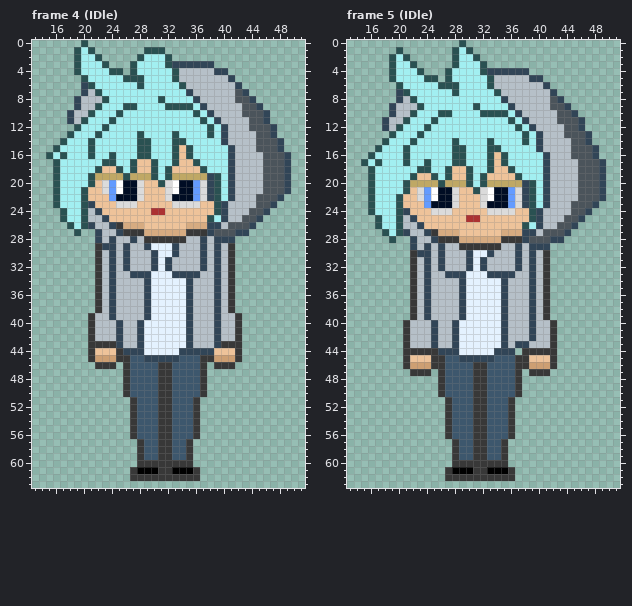
File history of a pixel-art file, Assets/_Project/art/Sprites/Aseprite/Gera1.aseprite. That is the earlier state.
64x64 pixels, 22 frames. Colours within 5 levels of each other are drawn and written as one. Shown: frame 4 (IDle): x 13..51, y 0..63; frame 5 (IDle): x 13..51, y 0..63. The commit also changed other frames, which this record leaves out.
Once edited:
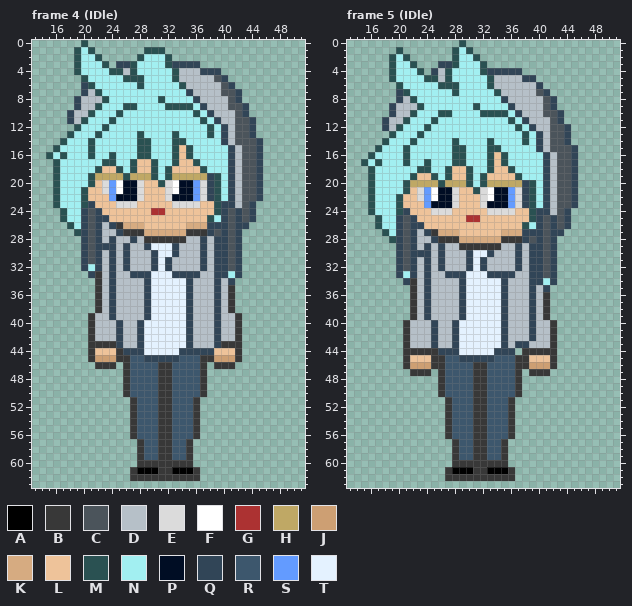
Palette (. is transparent): A #000000  B #383838  C #4b545b  D #b6c0c8  E #dbdbdb  F #ffffff  G #ac3232  H #bfa865  J #cd9f73  K #d6ab81  L #eec39a  M #2a5152  N #a2eff1  P #000d24  Q #314557  R #3d576d  S #639bff  T #e4f2ff
Diff:
layer "ManGera1/capRopes1" added
--- frame 4 (IDle), layers "ManGera1/capRopes1", "ManGera1/hairs"
@@ x 13..51 @@
  2 ......MNNM.....MNNNM...................
- 3 ......MNNNM...MNNNNMQQQQQQ.............
- 4 ......MNNNNMM.MNNNNNMDDDDDQQ...........
- 5 .......MNNNNNMMMNNNNMDDDDDDDQ..........
- 6 .......QMNNNNNNMNNNNNMDDDDDDDQ.........
- 7 .......QDMNNNNNNNNNNNNQDDDDDDCQ........
- 8 ......QDDDMNNNNNNNMNNNNQDDDDDCCQ.......
- 9 ......QDDMNNNMMNNNNMMMMNQDDDDDCCQ......
-10 .....QDDMNNNMNNNNNNNNNNMNQDDDDCCCQ.....
-11 .....QDMNNNMNNNNNNNNNNNNMNQDDDDCCQ.....
-12 ......MNNNMNNNNNNNNNNNNNNMNQDDDCCCQ....
-13 .....MNNNMNNNNNMNNNNMNNNNMNQDDDDCCQ....
-14 ....MNNNMNNNNNNMMNNNMMNNNNNQDDDDCCCQ...
-15 ...MNNNNMNNNNNNMMNNNMLMNNNNNQDDDCCCQ...
-16 ..MNMNNNMNNMNNNMMNNNMLMNNNNNQDDDDCCCQ..
-17 ...MNNNNNNMMNNMLLMNNMLLMNNNNQDDDDCCCQ..
-18 ...MNNNNNMLLMNMLLMNMLLLLMNNNQDDDDCCCQ..
-19 ...MNNNNMHHHHMHHHMNMHHHHHQMNQDDDDCCCQ..
-20 ...MNNNNMLESFPPELLMEFPPSEQMNQDDDDCCCQ..
-21 ...MNNNMLLESFPPELLLEFPPSEQMNQDDDDCCCQ..
-22 ...MNNNMLLLSPPPELLLEPPPSEQMNQDDDCCCQ...
-23 ...MNNNMQLLLEEELLLLLEEEELLMQDDDDCCQ....
-24 ....MNNMDQLLLLLLLGGLLLLLLLMQDDDCCQ.....
-25 ....MNNMDDQLLLLLLLLLLLLLLMNQDDCCQ......
-26 .....MNMQDDQBKKKLLLLLLKKKQQDCCCQ.......
-27 ......M..QDDQBBBKKKKKKBBBQCCCQQ........
-28 .........QDQDDQDBBBBBBDDQDQQQ..........
-29 .........BQQDQDDQTTTQDDDQDQDB..........
-30 .........BDQDQDDDQTTQDDDQDQDB..........
-31 .........BDQDQDDDQTQDDDDQDQDB..........
-32 .........BDQDQDDDQTQDDDDQDQDB..........
-33 .........BDQDDQQQTTTQQQQDDQDB..........
-34 .........BDQDDDDQTTTTTQDDDQDB..........
+ 3 ......MNNNM.QQMNNNNMQQQQ...............
+ 4 ......MNNNNMMDMNNNNNMDDDQQQ............
+ 5 .......MNNNNNMMMNNNNMDDDDDCQ...........
+ 6 .......QMNNNNNNMNNNNNMDDDDDCQ..........
+ 7 .......QDMNNNNNNNNNNNNQDDDDCCQ.........
+ 8 ......QDDDMNNNNNNNMNNNNQDDDDCQ.........
+ 9 ......QDDMNNNMMNNNNMMMMNQDDDCCQ........
+10 .....QDDMNNNMNNNNNNNNNNMNQDDDCQ........
+11 .....QDMNNNMNNNNNNNNNNNNMNQDDCCQ.......
+12 ......MNNNMNNNNNNNNNNNNNNMNQDCCQ.......
+13 .....MNNNMNNNNNMNNNNMNNNNMNQDCCQ.......
+14 ....MNNNMNNNNNNMMNNNMMNNNNNQDCCCQ......
+15 ...MNNNNMNNNNNNMMNNNMLMNNNNNQDCCQ......
+16 ..MNMNNNMNNMNNNMMNNNMLMNNNNNQDCCQ......
+17 ...MNNNNNNMMNNMLLMNNMLLMNNNNQDCCQ......
+18 ...MNNNNNMLLMNMLLMNMLLLLMNNNQDCCQ......
+19 ...MNNNNMHHHHMHHHMNMHHHHHQMNQDCCQ......
+20 ...MNNNNMLESFPPELLMEFPPSEQMNQDCCQ......
+21 ...MNNNMLLESFPPELLLEFPPSEQMNQDCCQ......
+22 ...MNNNMLLLSPPPELLLEPPPSEQMNQDCCQ......
+23 ...MNNNMQLLLEEELLLLLEEEELLMQQDCQ.......
+24 ....MNNQCQLLLLLLLGGLLLLLLLMQCQCQ.......
+25 ....MNNQCQQLLLLLLLLLLLLLLMNQCQCQ.......
+26 .....MNQCQDQBKKKLLLLLLKKKQQQCQQ........
+27 ......MQCQDDQBBBKKKKKKBBBQCQCQ.........
+28 .......QCQDQDDQDBBBBBBDDQDQQCQ.........
+29 .......QCQQQDQDDQTTTQDDDQDQQCQ.........
+30 .......QCQDQDQDDDQTTQDDDQDQQCQ.........
+31 .......QCQDQDQDDDQTQDDDDQDQQCQ.........
+32 .......QNQDQDQDDDQTQDDDDQDQQCQ.........
+33 ........QBDQDDQQQTTTQQQQDDQQNQ.........
+34 .........BDQDDDDQTTTTTQDDDQDQ..........
 35 .........BDQDDDDQTTTTTQDDDQDB..........
--- frame 5 (IDle), layers "ManGera1/capRopes1", "ManGera1/hairs"
@@ x 13..51 @@
  2 ......MNM......MNNM....................
- 3 ......MNNM.....MNNNM...................
- 4 ......MNNNM...MNNNNMQQQQQQ.............
- 5 ......MNNNNMM.MNNNNNMDDDDDQQ...........
- 6 .......MNNNNNMMMNNNNMDDDDDDDQ..........
- 7 .......QMNNNNNNMNNNNNMDDDDDDDQ.........
- 8 .......QDMNNNNNNNNNNNNQDDDDDDCQ........
- 9 ......QDDDMNNNNNNNMNNNNQDDDDDCCQ.......
-10 ......QDDMNNNMMNNNNMMMMNQDDDDDCCQ......
-11 .....QDDMNNNMNNNNNNNNNNMNQDDDDCCCQ.....
-12 .....QDMNNNMNNNNNNNNNNNNMNQDDDDCCQ.....
-13 ......MNNNMNNNNNNNNNNNNNNMNQDDDCCCQ....
-14 .....MNNNMNNNNNMNNNNMNNNNMNQDDDDCCQ....
-15 ....MNNNMNNNNNNMMNNNMMNNNNNQDDDDCCCQ...
-16 ...MNNNNMNNNNNNMMNNNMLMNNNNNQDDDCCCQ...
-17 ..MNMNNNMNNMNNNMMNNNMLMNNNNNQDDDDCCCQ..
-18 ...MNNNNNNMMNNMLLMNNMLLMNNNNQDDDDCCCQ..
-19 ...MNNNNNMLLMNMLLMNMLLLLMNNNQDDDDCCCQ..
-20 ...MNNNNMHHHHMHHHMNMHHHHHQMNQDDDDCCCQ..
-21 ...MNNNNMLESFPPELLMEFPPSEQMNQDDDDCCCQ..
-22 ...MNNNMLLESFPPELLLEFPPSEQMNQDDDDCCCQ..
-23 ...MNNNMLLLSPPPELLLEPPPSEQMNQDDDCCCQ...
-24 ...MNNNMQLLLEEELLLLLEEEELLMQDDDDCCQ....
-25 ....MNNMDQLLLLLLLGGLLLLLLLMQDDDCCQ.....
-26 ....MNNMDDQLLLLLLLLLLLLLLMNQDDCCQ......
-27 .....MNMQDDQBKKKLLLLLLKKKQQDCCCQ.......
-28 ......M..QDDQBBBKKKKKKBBBQCCCQQ........
-29 .........QDQDQDDBBBBBBDDQDQQQ..........
-30 .........BQQDQDDDQTTQDDDQDQDB..........
-31 .........BDQDQDDDQTQDDDDQDQDB..........
-32 .........BDQDQDDDQTQDDDDQDQDB..........
-33 .........BDQDDQQQTTTQQQQDDQDB..........
-34 .........BDQDDDDQTTTTTQDDDQDB..........
-35 .........BDQDDDDQTTTTTQDDDQDB..........
+ 3 ......MNNM...QQMNNNM...................
+ 4 ......MNNNM.QDMNNNNMQQQQQ..............
+ 5 ......MNNNNMMDMNNNNNMDDDDQQ............
+ 6 .......MNNNNNMMMNNNNMDDDDDDQ...........
+ 7 .......QMNNNNNNMNNNNNMDDDDDCQ..........
+ 8 .......QDMNNNNNNNNNNNNQDDDDDCQ.........
+ 9 ......QDDDMNNNNNNNMNNNNQDDDDCQ.........
+10 ......QDDMNNNMMNNNNMMMMNQDDDCCQ........
+11 .....QDDMNNNMNNNNNNNNNNMNQDDDCQ........
+12 .....QDMNNNMNNNNNNNNNNNNMNQDDCCQ.......
+13 ......MNNNMNNNNNNNNNNNNNNMNQDCCQ.......
+14 .....MNNNMNNNNNMNNNNMNNNNMNQDCCQ.......
+15 ....MNNNMNNNNNNMMNNNMMNNNNNQDCCCQ......
+16 ...MNNNNMNNNNNNMMNNNMLMNNNNNQDCCQ......
+17 ..MNMNNNMNNMNNNMMNNNMLMNNNNNQDCCQ......
+18 ...MNNNNNNMMNNMLLMNNMLLMNNNNQDCCQ......
+19 ...MNNNNNMLLMNMLLMNMLLLLMNNNQDCCQ......
+20 ...MNNNNMHHHHMHHHMNMHHHHHQMNQDCCQ......
+21 ...MNNNNMLESFPPELLMEFPPSEQMNQDCCQ......
+22 ...MNNNMLLESFPPELLLEFPPSEQMNQDCCQ......
+23 ...MNNNMLLLSPPPELLLEPPPSEQMNQDCCQ......
+24 ...MNNNMQLLLEEELLLLLEEEELLMQQDCQ.......
+25 ....MNNQCQLLLLLLLGGLLLLLLLMQCQCQ.......
+26 ....MNNQCQQLLLLLLLLLLLLLLMNQCQCQ.......
+27 .....MNQCQDQBKKKLLLLLLKKKQQQCQQ........
+28 ......MQCQDDQBBBKKKKKKBBBQCQCQ.........
+29 .......QCQDQDQDDBBBBBBDDQDQQCQ.........
+30 .......QCQQQDQDDDQTTQDDDQDQQCQ.........
+31 .......QCQDQDQDDDQTQDDDDQDQQCQ.........
+32 .......QCQDQDQDDDQTQDDDDQDQQCQ.........
+33 .......QNQDQDDQQQTTTQQQQDDQQCQ.........
+34 ........QBDQDDDDQTTTTTQDDDQQNQ.........
+35 .........BDQDDDDQTTTTTQDDDQDQ..........
 36 .........BDQDDDDQTTTTTQDDDQDB..........
